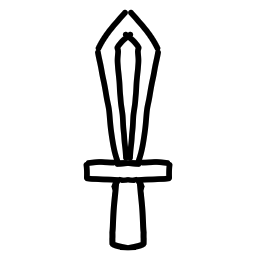
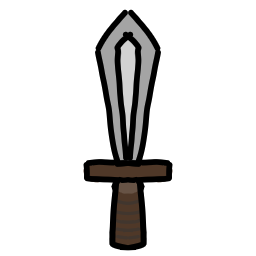
Before/after of a 256 x 256 layered artwork. What changed in the layer stack:
added layer "Paint Layer 2" above "Background" over (x1=83, y1=13, x2=173, y2=246)
